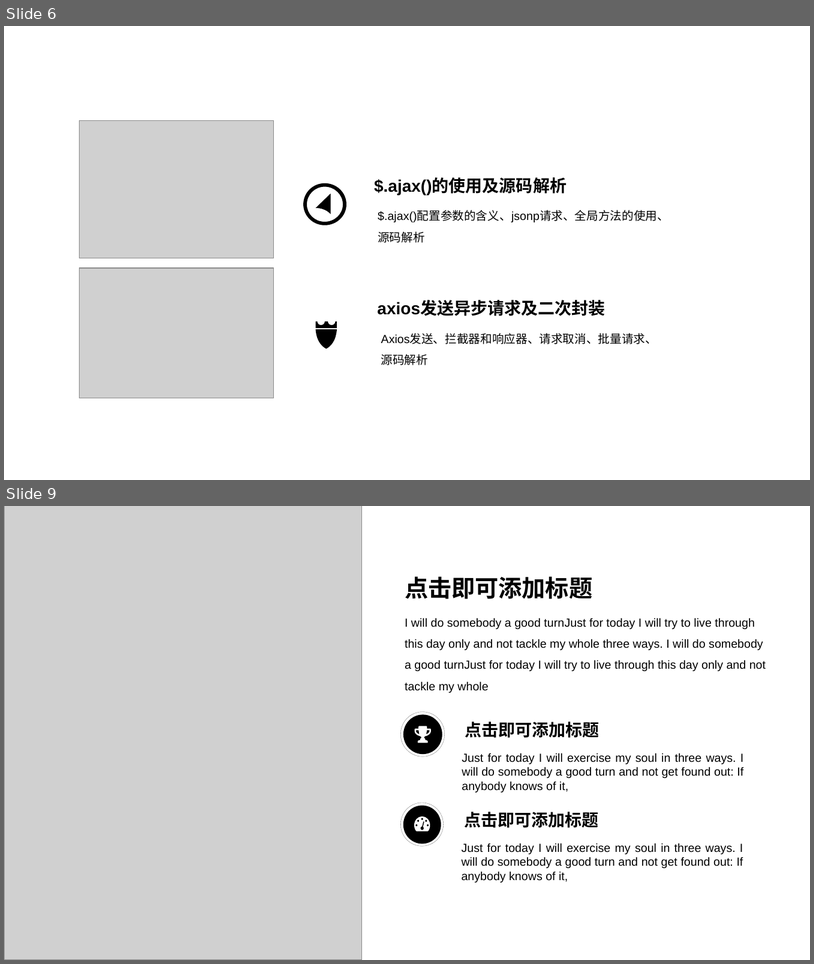
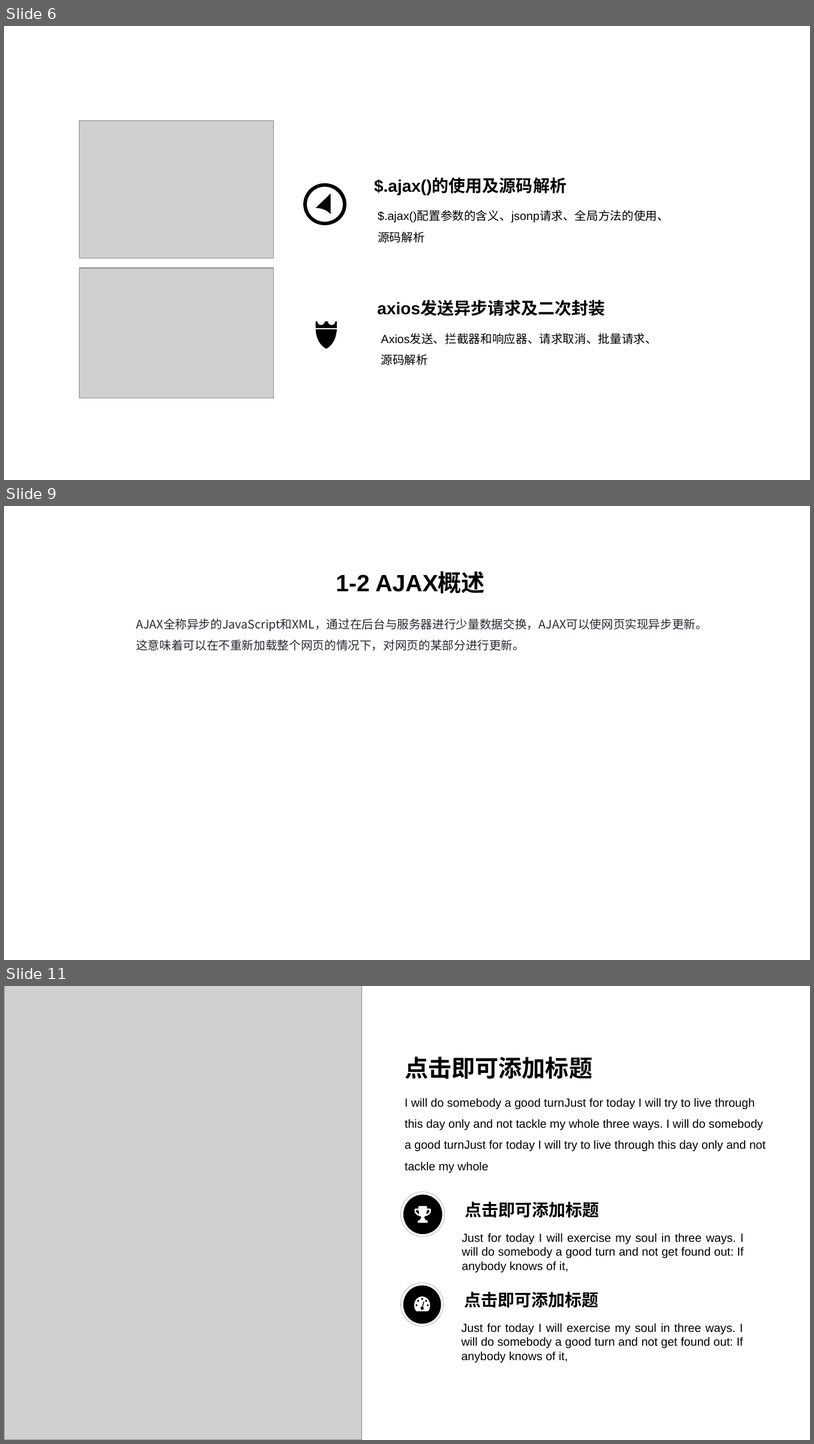
Before and after one commit to CowenZhengHao/ajax, a slide deck: 课件.pptx. Shown one above the other, each under a label of ours: slides 6 and 9 before the commit, slides 6, 9 and 11 after it; the slides between them are not shown. The pictures are 814x964 and 814x1444 pixels, drawn with LibreOffice and Linux fonts; fonts in the diff are those of the drawing; grey boxes stand for pictures. Boxes give left, top, right and bottom in pixels: in the first picture for what was removed or moved away, otherwise in the second. Text is boxed around its words. In the diff, an @@ line names an element or a change of style, - is before the commit and + after.

```diff
--- a/课件.pptx
+++ b/课件.pptx
@@ slide 9 added at box(4, 506, 810, 960), background #FFFFFF @@
@@ text added at box(336, 573, 485, 594), 28 pt, text #000000, bold @@
+1-2 AJAX概述
@@ text added at box(136, 618, 708, 651), 14 pt, text #24292E @@
+AJAX全称异步的JavaScript和XML，通过在后台与服务器进行少量数据交换，AJAX可以使网页实现异步更新。
+这意味着可以在不重新加载整个网页的情况下，对网页的某部分进行更新。
@@ what was slide 9 is now slide 11 @@
```
Also in this commit, not shown: 2 slides changed, 2 other slides added, 1 slide removed, 4 other files.
